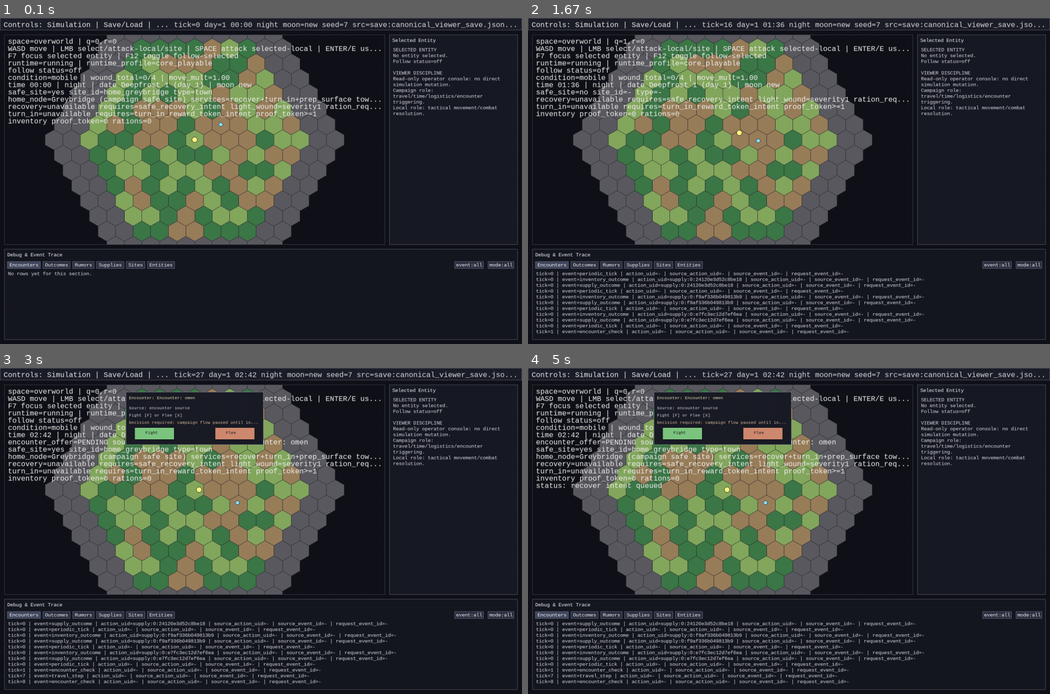
Above: before the commit, frames 1-4 (two rows, left to right).
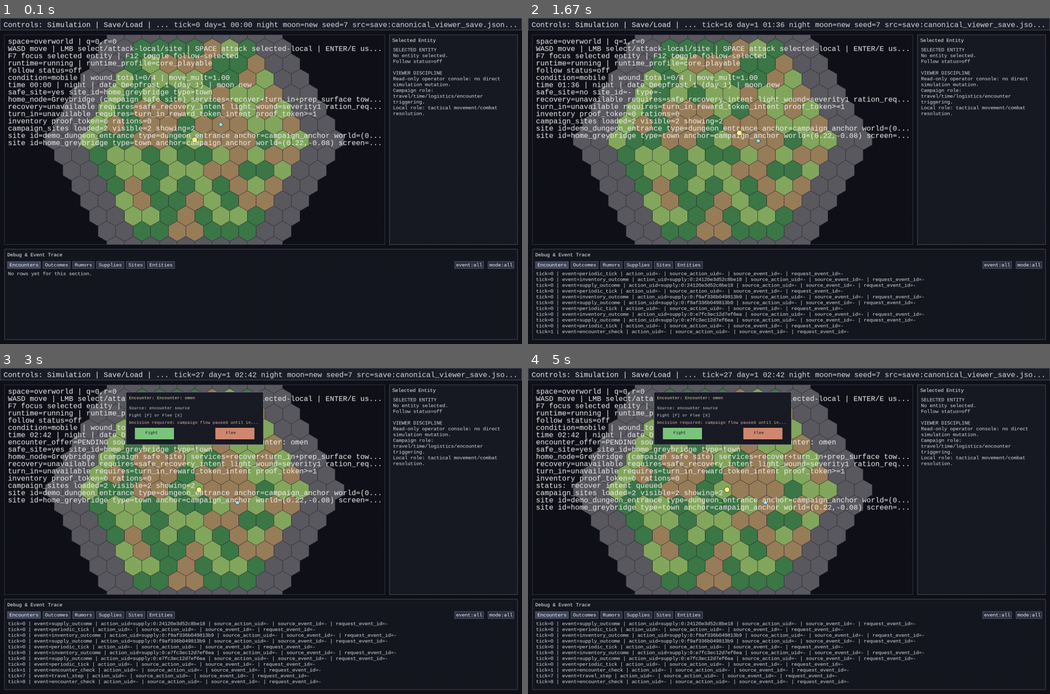
Above: after the commit, the same moments.

Repository: 7seasdotnet/Hexcrawler2
Game: pygame game, started from src/hexcrawler/__main__.py
Two runs of this game, one before a commit and one after it. Both use one fixed random seed, a clock stepped at 60 frames per second and the inputs below.
Inputs:
- Up to frame 1 (0.1 s): no input
- Up to frame 2 (1.67 s): hold D 0.33-0.8 s; hold W 0.88-1.18 s; hold D from 1.22 s (still down)
- Up to frame 3 (3 s): release D at 1.68 s; hold A 1.72-2.25 s; hold S 2.28-2.58 s; hold A from 2.62 s (still down)
- Up to frame 4 (5 s): release A at 3.02 s; tap Enter at 4.12 s; click "Recover" at 4.5 s; click "Selected Entity" at 4.83 s

The runs differ from the first frame. In frame 1, 1.2% of the frame differs, in the area x 1-73%, y 32-40%; in frame 2, 1.2%; in frame 3, 1.2%; in frame 4, 1.2%, in the area x 1-73%, y 37-44%.

Commit message:
Scope stale-save auto-refresh to default play.py bootstrap only

Diff:
--- a/src/hexcrawler/cli/play.py
+++ b/src/hexcrawler/cli/play.py
@@ -6,8 +6,9 @@
 
 from hexcrawler.cli.pygame_viewer import run_pygame_viewer
 from hexcrawler.cli.runtime_profiles import DEFAULT_RUNTIME_PROFILE, RUNTIME_PROFILE_CHOICES
-from hexcrawler.content.io import load_world_json, save_game_json
+from hexcrawler.content.io import load_game_json, load_world_json, save_game_json
 from hexcrawler.sim.core import Simulation
+from hexcrawler.sim.hash import world_hash
 
 DEFAULT_MAP_PATH = "content/examples/viewer_map.json"
 DEFAULT_SAVE_PATH = "saves/canonical_viewer_save.json"
@@ -29,19 +30,29 @@
     return parser
 
 
-def _ensure_save_exists(*, map_path: str, save_path: str, seed: int) -> None:
+def _ensure_save_exists(*, map_path: str, save_path: str, seed: int, refresh_if_mismatch: bool = False) -> None:
     save_file = Path(save_path)
     if save_file.exists():
-        return
+        if not refresh_if_mismatch:
+            return
+        world = load_world_json(map_path)
+        try:
+            saved_world, _ = load_game_json(str(save_file))
+        except Exception:
+            saved_world = None
+        if saved_world is not None and world_hash(saved_world) == world_hash(world):
+            return
+    else:
+        world = load_world_json(map_path)
     save_file.parent.mkdir(parents=True, exist_ok=True)
-    world = load_world_json(map_path)
     simulation = Simulation(world=world, seed=seed)
     save_game_json(save_file, world, simulation)
 
 
 def main(argv: Sequence[str] | None = None) -> int:
     args = _build_parser().parse_args(argv)
-    _ensure_save_exists(map_path=args.map_path, save_path=args.load_save, seed=args.seed)
+    refresh_if_mismatch = args.load_save == DEFAULT_SAVE_PATH and args.map_path == DEFAULT_MAP_PATH
+    _ensure_save_exists(map_path=args.map_path, save_path=args.load_save, seed=args.seed, refresh_if_mismatch=refresh_if_mismatch)
     return run_pygame_viewer(
         map_path=args.map_path,
         runtime_profile=args.runtime_profile,
--- a/src/hexcrawler/cli/pygame_viewer.py
+++ b/src/hexcrawler/cli/pygame_viewer.py
@@ -761,6 +761,17 @@
     y: int
 
 
+@dataclass(frozen=True)
+class CampaignSiteProjection:
+    site_id: str
+    site_name: str
+    site_type: str
+    anchor_source: str
+    world_position: tuple[float, float]
+    screen_position: tuple[int, int]
+    on_screen: bool
+
+
 def clamp01(value: float) -> float:
     return max(0.0, min(1.0, value))
 
@@ -1263,6 +1274,75 @@
     return None
 
 
+def _site_world_position(site: SiteRecord) -> tuple[tuple[float, float] | None, str]:
+    anchor_position = _site_campaign_anchor_world(site)
+    location = site.location if isinstance(site.location, dict) else {}
+    has_explicit_anchor = isinstance(location.get("campaign_anchor"), dict)
+    if anchor_position is not None:
+        return anchor_position, "campaign_anchor" if has_explicit_anchor else "legacy_hex_fallback"
+    return None, "unsupported"
+
+
+def _campaign_site_projections(
+    sim: Simulation,
+    center: tuple[float, float],
+    zoom_scale: float,
+    *,
+    clip_rect: pygame.Rect | None = None,
+) -> list[CampaignSiteProjection]:
+    player = sim.state.entities.get(PLAYER_ID)
+    active_space = sim.state.world.spaces.get(player.space_id) if player is not None else None
+    if active_space is None or str(getattr(active_space, "role", "")) != "campaign":
+        return []
+    projections: list[CampaignSiteProjection] = []
+    for site in sorted(sim.state.world.sites.values(), key=lambda current: current.site_id):
+        if site.location.get("space_id") != active_space.space_id:
+            continue
+        world_position, anchor_source = _site_world_position(site)
+        if world_position is None:
+            continue
+        px, py = _world_to_pixel(world_position[0], world_position[1], center, zoom_scale)
+        point = (int(round(px)), int(round(py)))
+        on_screen = True if clip_rect is None else clip_rect.collidepoint(point)
+        projections.append(
+            CampaignSiteProjection(
+                site_id=site.site_id,
+                site_name=site.name if isinstance(site.name, str) and site.name.strip() else site.site_id,
+                site_type=site.site_type,
+                anchor_source=anchor_source,
+                world_position=world_position,
+                screen_position=point,
+                on_screen=on_screen,
+            )
+        )
+    return projections
+
+
+def _campaign_site_diagnostic_rows(
+    sim: Simulation,
+    center: tuple[float, float],
+    zoom_scale: float,
+    *,
+    clip_rect: pygame.Rect,
+    max_rows: int = 6,
+) -> list[str]:
+    projections = _campaign_site_projections(sim, center, zoom_scale, clip_rect=clip_rect)
+    if not projections:
+        return ["campaign_sites loaded=0 visible=0 (campaign role only)"]
+    sorted_rows = sorted(projections, key=lambda row: (row.site_id, row.site_type))
+    visible_count = sum(1 for row in sorted_rows if row.on_screen)
+    lines = [f"campaign_sites loaded={len(sorted_rows)} visible={visible_count} showing={min(max_rows, len(sorted_rows))}"]
+    for row in sorted_rows[:max_rows]:
+        lines.append(
+            "site "
+            f"id={row.site_id} type={row.site_type} anchor={row.anchor_source} "
+            f"world=({row.world_position[0]:.2f},{row.world_position[1]:.2f}) "
+            f"screen=({row.screen_position[0]},{row.screen_position[1]}) "
+            f"on_screen={'yes' if row.on_screen else 'no'}"
+        )
+    return lines
+
+
 def _clamp_scroll_offset(current: int, delta: int, total_count: int, page_size: int) -> int:
     max_offset = max(0, total_count - page_size)
     return max(0, min(max_offset, current + delta))
@@ -1285,21 +1365,6 @@
         if cell is None or not _is_in_current_space(cell.space_id, active_space_id) or cell.topology_type != active_location_topology:
             return
         markers_by_cell.setdefault(cell, []).append(marker)
-
-    for site in sorted(sim.state.world.sites.values(), key=lambda current: current.site_id):
-        marker_color, marker_radius = _site_marker_style(site)
-        add_marker(
-            _marker_cell_from_location(site.location, active_location_topology),
-            MarkerRecord(
-                priority=-1 if site.site_type == "town" else 0,
-                marker_id=f"site:{site.site_id}",
-                marker_kind="site",
-                color=marker_color,
-                radius=marker_radius,
-                label=_site_label_for_marker(site),
-                world_position=_site_campaign_anchor_world(site),
-            ),
-        )
 
     space = sim.state.world.spaces.get(active_space_id)
     if space is not None:
@@ -1517,6 +1582,26 @@
     if projection_topology == "unsupported":
         return []
     placements: list[MarkerPlacement] = []
+    for site_projection in _campaign_site_projections(sim, center, zoom_scale):
+        site = sim.state.world.sites.get(site_projection.site_id)
+        if site is None:
+            continue
+        marker_color, marker_radius = _site_marker_style(site)
+        placements.append(
+            MarkerPlacement(
+                marker=MarkerRecord(
+                    priority=-1 if site.site_type == "town" else 0,
+                    marker_id=f"site:{site.site_id}",
+                    marker_kind="site",
+                    color=marker_color,
+                    radius=marker_radius,
+                    label=_site_label_for_marker(site),
+                    world_position=site_projection.world_position,
+                ),
+                x=site_projection.screen_position[0],
+                y=site_projection.screen_position[1],
+            )
+        )
     markers_by_cell = _collect_world_markers(
         sim,
         active_space.space_id,
@@ -2006,6 +2091,15 @@
     topology_diagnostic = _viewer_topology_diagnostic(active_space)
     if topology_diagnostic is not None:
         lines.append(f"viewer: {topology_diagnostic}")
+    if active_space is not None and str(getattr(active_space, "role", "")) == "campaign":
+        lines.extend(
+            _campaign_site_diagnostic_rows(
+                sim,
+                center=(float(world_rect.centerx), float(world_rect.centery)),
+                zoom_scale=1.0,
+                clip_rect=world_rect,
+            )
+        )
     old_clip = screen.get_clip()
     screen.set_clip(world_rect)
     y = world_rect.y + 8
@@ -2963,7 +3057,7 @@
 
     if isinstance(selected_site_id, str) and selected_site_id:
         selected_site = sim.state.world.sites.get(selected_site_id)
-        selected_anchor = _site_campaign_anchor_world(selected_site) if selected_site is not None else None
+        selected_anchor, _ = _site_world_position(selected_site) if selected_site is not None else (None, "unsupported")
         if (
             selected_site is not None
             and selected_site.location.get("space_id") == player.space_id
@@ -2976,7 +3070,7 @@
     for site in sim.state.world.sites.values():
         if site.location.get("space_id") != player.space_id:
             continue
-        anchor = _site_campaign_anchor_world(site)
+        anchor, _ = _site_world_position(site)
         if anchor is None:
             continue
         distance = math.dist((player.position_x, player.position_y), anchor)
--- a/tests/test_play_launcher.py
+++ b/tests/test_play_launcher.py
@@ -1,5 +1,7 @@
 from pathlib import Path
 
+from hexcrawler.content.io import load_game_json, load_world_json, save_game_json
+from hexcrawler.sim.core import Simulation
 from hexcrawler.cli.play import DEFAULT_MAP_PATH, DEFAULT_SAVE_PATH, main
 from hexcrawler.cli.runtime_profiles import DEFAULT_RUNTIME_PROFILE
 
@@ -54,3 +56,42 @@
 
     assert result == 0
     assert captured["runtime_profile"] == "experimental_world"
+
+
+def test_play_launcher_rebuilds_save_when_existing_world_mismatches_map(tmp_path: Path, monkeypatch) -> None:
+    save_path = tmp_path / "canonical.json"
+    stale_world = load_world_json("content/examples/basic_map.json")
+    stale_sim = Simulation(world=stale_world, seed=7)
+    save_game_json(save_path, stale_world, stale_sim)
+
+    def fake_run(**kwargs):
+        assert kwargs["load_save"] == str(save_path)
+        return 0
+
+    monkeypatch.setattr("hexcrawler.cli.play.run_pygame_viewer", fake_run)
+    monkeypatch.setattr("hexcrawler.cli.play.DEFAULT_SAVE_PATH", str(save_path))
+    monkeypatch.setattr("hexcrawler.cli.play.DEFAULT_MAP_PATH", "content/examples/viewer_map.json")
+    result = main(["--headless", "--load-save", str(save_path), "--map-path", "content/examples/viewer_map.json", "--seed", "7"])
+
+    assert result == 0
+    world, _ = load_game_json(str(save_path))
+    assert "home_greybridge" in world.sites
+    assert "demo_dungeon_entrance" in world.sites
+
+
+def test_play_launcher_keeps_existing_explicit_save_when_not_default_path(tmp_path: Path, monkeypatch) -> None:
+    save_path = tmp_path / "explicit.json"
+    stale_world = load_world_json("content/examples/basic_map.json")
+    stale_sim = Simulation(world=stale_world, seed=7)
+    save_game_json(save_path, stale_world, stale_sim)
+
+    def fake_run(**kwargs):
+        assert kwargs["load_save"] == str(save_path)
+        return 0
+
+    monkeypatch.setattr("hexcrawler.cli.play.run_pygame_viewer", fake_run)
+    result = main(["--headless", "--load-save", str(save_path), "--map-path", "content/examples/viewer_map.json", "--seed", "7"])
+
+    assert result == 0
+    world, _ = load_game_json(str(save_path))
+    assert "home_greybridge" not in world.sites
--- a/tests/test_pygame_viewer_cli.py
+++ b/tests/test_pygame_viewer_cli.py
@@ -47,6 +47,7 @@
     _selected_entity_lines,
     _selected_entity_recent_trace_rows,
     _slot_markers_for_hex,
+    _campaign_site_diagnostic_rows,
     _site_campaign_anchor_world,
     _use_campaign_site,
     _supported_viewer_topology,
@@ -284,6 +285,52 @@
     assert sim.input_log[-1].params == {"site_id": "demo_dungeon_entrance"}
 
 
+def test_enter_or_e_generic_site_use_uses_legacy_hex_fallback_when_anchor_missing() -> None:
+    sim = _build_viewer_simulation("content/examples/viewer_map.json", with_encounters=False)
+    controller = SimulationController(sim=sim, entity_id=PLAYER_ID)
+    player = sim.state.entities[PLAYER_ID]
+    dungeon_site = sim.state.world.sites["demo_dungeon_entrance"]
+    dungeon_site.location.pop("campaign_anchor", None)
+    player.position_x = 0.0
+    player.position_y = 0.0
+
+    message, selected_site_id, open_site_panel = _use_campaign_site(
+        sim,
+        controller,
+        player=player,
+        selected_site_id="demo_dungeon_entrance",
+    )
+
+    assert selected_site_id == "demo_dungeon_entrance"
+    assert open_site_panel is False
+    assert "entering site" in message
+    assert sim.input_log[-1].command_type == "enter_site"
+    assert sim.input_log[-1].params == {"site_id": "demo_dungeon_entrance"}
+
+
+def test_campaign_site_diagnostics_report_loaded_sites_and_are_bounded() -> None:
+    class ClipRect:
+        def collidepoint(self, point: tuple[int, int]) -> bool:
+            x, y = point
+            return 0 <= x <= 1280 and 0 <= y <= 720
+
+    sim = _build_viewer_simulation("content/examples/viewer_map.json", with_encounters=False)
+    rows = _campaign_site_diagnostic_rows(
+        sim,
+        center=(640.0, 360.0),
+        zoom_scale=1.0,
+        clip_rect=ClipRect(),
+        max_rows=1,
+    )
+
+    assert rows[0].startswith("campaign_sites loaded=2 visible=2 showing=1")
+    assert len(rows) == 2
+    assert "site id=" in rows[1]
+    assert "world=(" in rows[1]
+    assert "screen=(" in rows[1]
+    assert "on_screen=yes" in rows[1]
+
+
 def test_queue_local_attack_for_click_routes_to_authoritative_attack_intent(monkeypatch: pytest.MonkeyPatch) -> None:
     sim = _build_viewer_simulation("content/examples/basic_map.json", with_encounters=False)
     controller = SimulationController(sim=sim, entity_id=PLAYER_ID)
Not shown, changed: docs/STATUS.md
